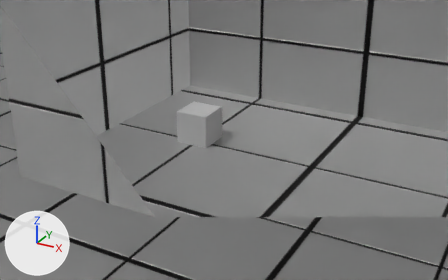
One commit to the glTF model assets/map1.glb: the scene before it, then after it.
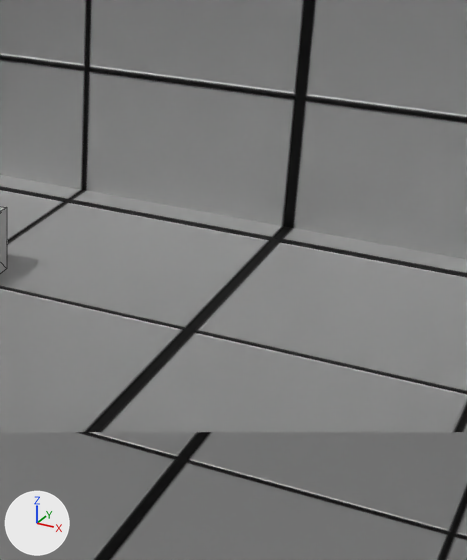
Old and new are each drawn from a 50 mm lens placed at (-19.41, -6.8, 2.82), pointed at (-22.72, -0.79, -0.18) and again close up on the part from 49% to 100% of the width and 2% to 100% of the height. Arrows for +X, +Y and +Z are at lower left; the lights stay in place. The close-ups show mesh edges as thin lines. Everything nearer to the camera than a plane just in front of the edit is cut away. Where no turn or scale is listed for an object, it has been applied to the vertices.

The scene before the commit, as lines of its bpy script (objects in view):
```python
me_cube = bpy.data.meshes.new('Cube')
me_cube.from_pydata(...)  # 100 vertices, 192 faces; spans x -150.0..19.0, y -89.0..89.0, z -2.0..15.0
# faces by material slot: [152, 40]
me_cube.materials.append(mat_material)
me_cube.materials.append(mat_ceiling)
me_cube_004 = bpy.data.meshes.new('Cube.004')
me_cube_004.from_pydata(...)  # a box spanning x -0.229..0.229, y -0.229..0.229, z -0.229..0.229
ob_redcardconsole = bpy.data.objects.new('RedCardConsole', me_cube_004)
ob_redcardconsole.location = (-23.578, 0.071, -0.46)
ob_walls = bpy.data.objects.new('Walls', me_cube)
ob_walls.location = (0.0, 0.0, 0.0)
```
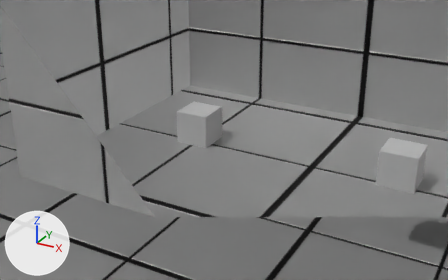
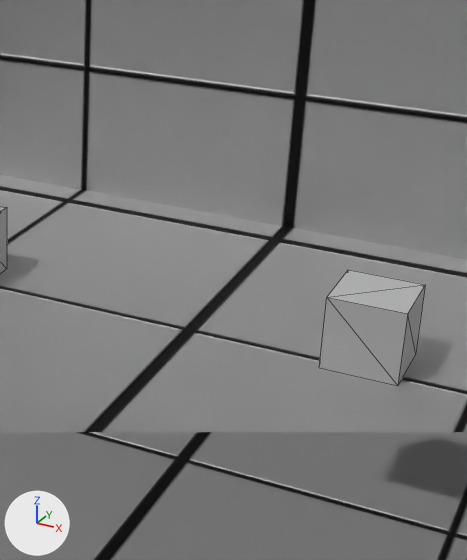
Location of each change, [x1, y1, x2, y2] in pixels of the close-ups (467 x 560 px):
'EnemySpawn1', added: after [319, 270, 425, 385]

The edits, one by one:
Object 'EnemySpawn1' (ob_enemyspawn1) is new; it shows a copy of the mesh of ob_redcardconsole.
Its location is (-20.787, 0.13, -0.46).
